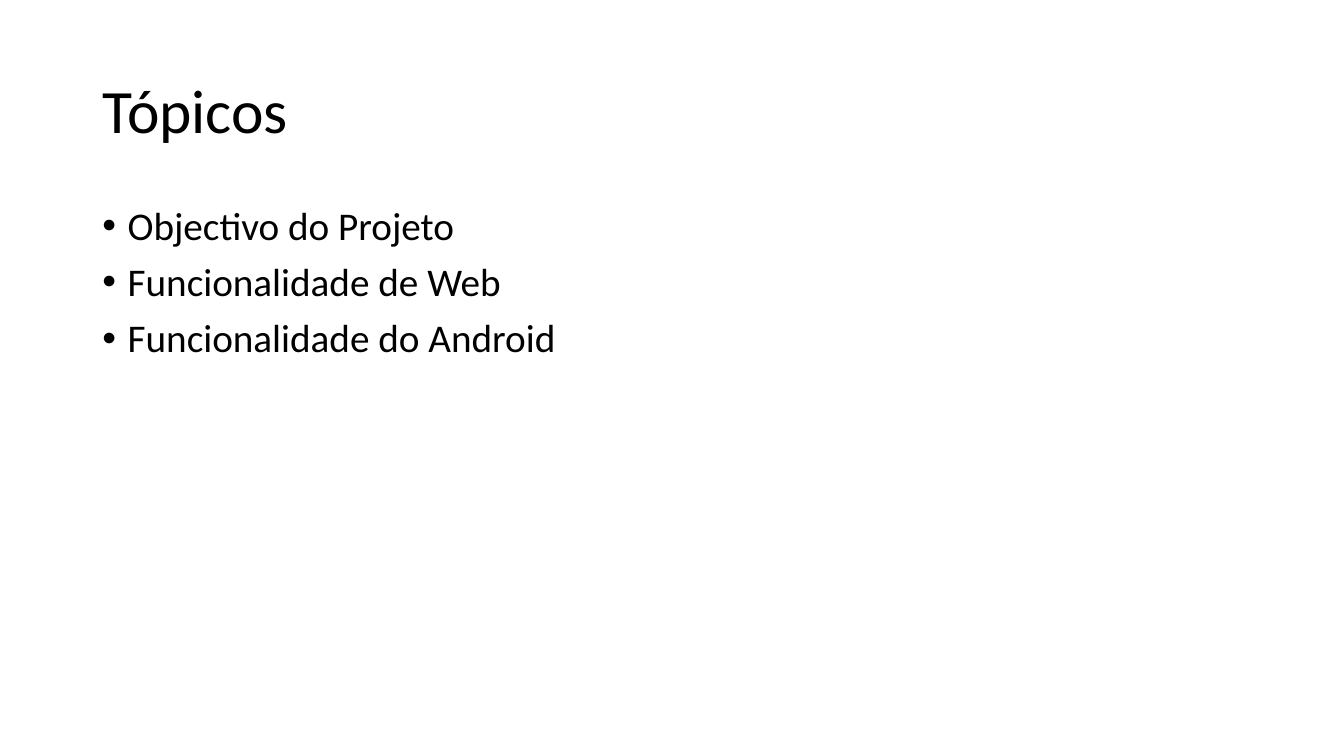
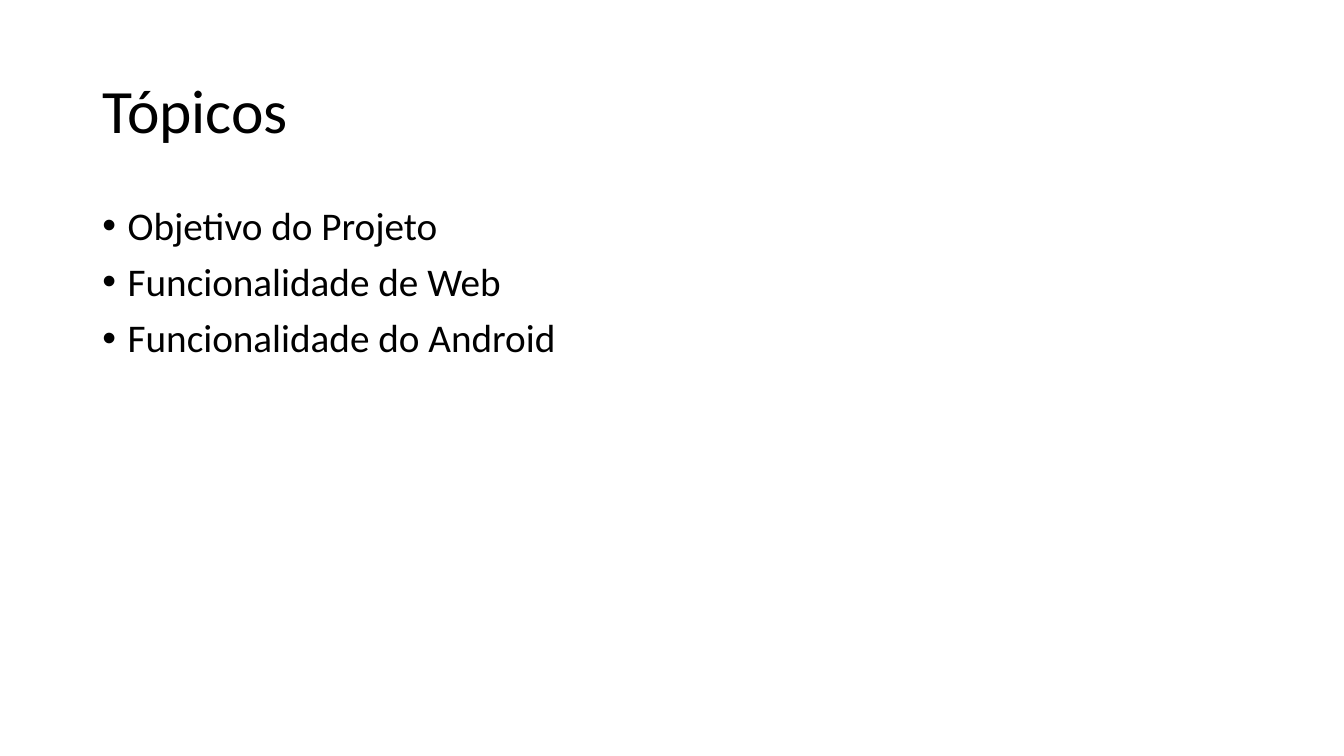
Before and after one commit to jasonmendes1/ProjetoAndroid, a slide deck: slide 2 of Fitness League.pptx. Drawn at 1344x756 pixels with LibreOffice and Linux fonts; fonts in the diff are those of the drawing. Boxes give left, top, right and bottom in pixels: in the first picture for what was removed or moved away, otherwise in the second. Text is boxed around its words. In the diff, an @@ line names an element or a change of style, - is before the commit and + after.

```diff
--- a/Fitness League.pptx
+++ b/Fitness League.pptx
@@ text at (x1=128, y1=212, x2=437, y2=247): text changed @@
-• Objectivo do Projeto
+• Objetivo do Projeto
```
Also in this commit, not shown: 1 other slide changed, 2 slides added, 1 slide removed.
